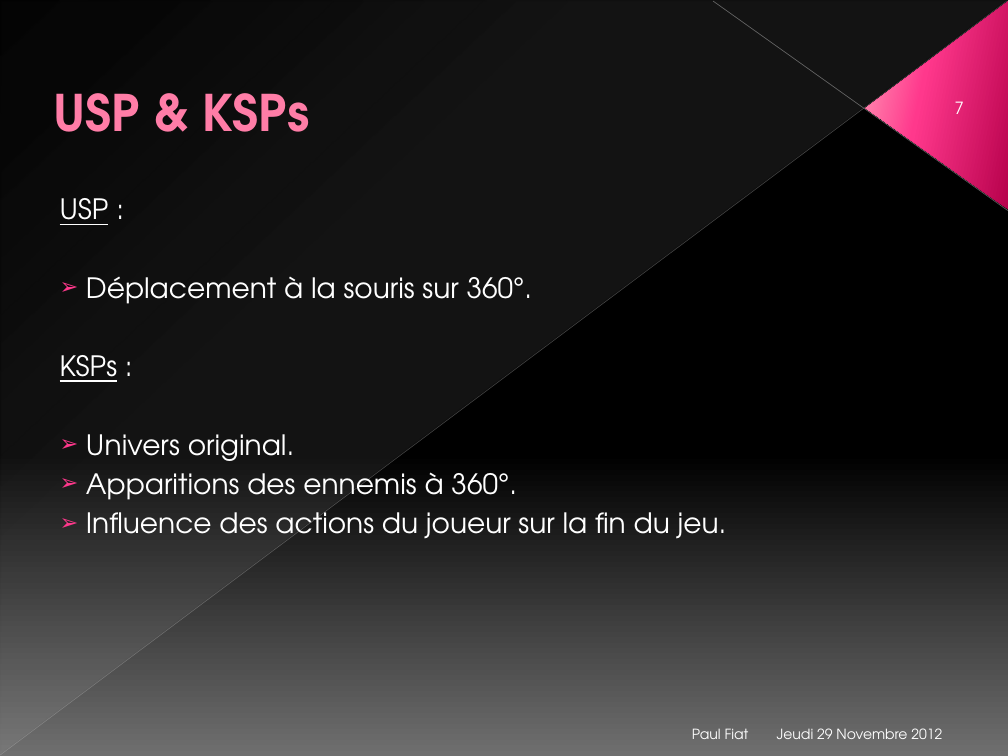
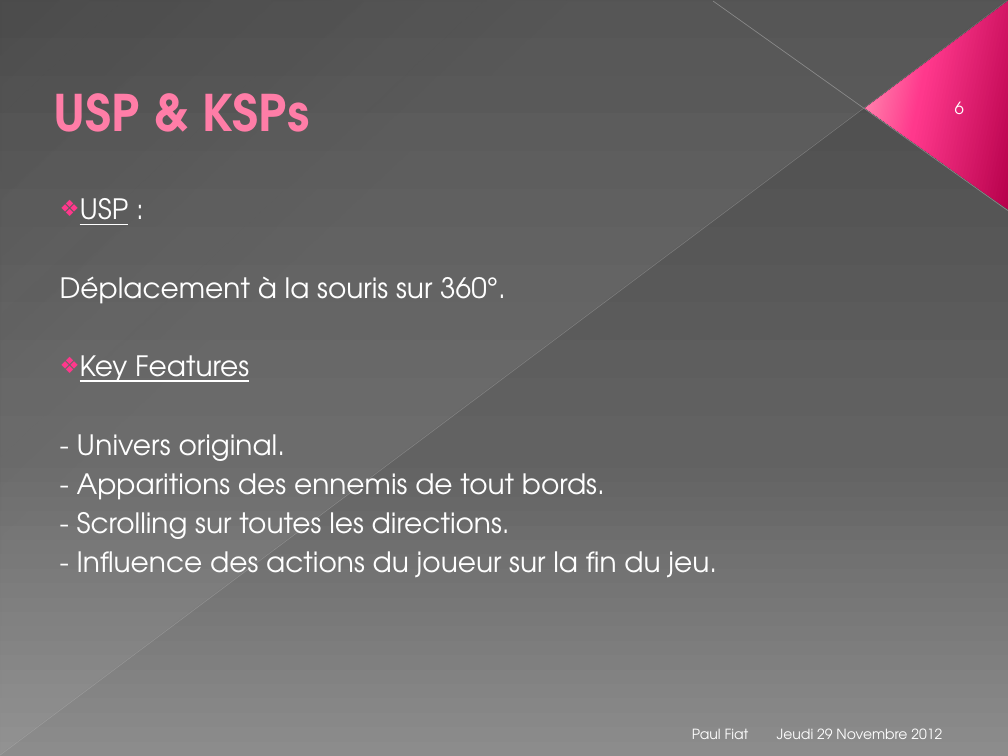
Before and after one commit to Nyarlygames/OBG, a slide deck: slide 6 of GD/Présentation.pptx (slide 7 before the commit). Drawn at 1008x756 pixels with LibreOffice and Linux fonts; fonts in the diff are those of the drawing. Boxes give left, top, right and bottom in pixels: in the first picture for what was removed or moved away, otherwise in the second. Text is boxed around its words. In the diff, an @@ line names an element or a change of style, - is before the commit and + after.

```diff
--- a/GD/Présentation.pptx
+++ b/GD/Présentation.pptx
@@ background gradient #000000 to #707070 to gradient #4A4A4A to #626262 to #8C8C8C @@
@@ page number at (955, 101, 964, 114): text changed @@
-7
+6
@@ text at (60, 198, 506, 304): bullet none to ❖; bullet ➢ to none @@
@@ text at (77, 355, 717, 577): text changed @@
-KSPs :
-➢ Univers original.
-➢ Apparitions des ennemis à 360°.
-➢ Influence des actions du joueur sur la fin du jeu.
+❖ Key Features
+- Univers original.
+- Apparitions des ennemis de tout bords.
+- Scrolling sur toutes les directions.
+- Influence des actions du joueur sur la fin du jeu.
```
Also in this commit, not shown: 10 other slides changed, 2 slides removed, 45 other files.
